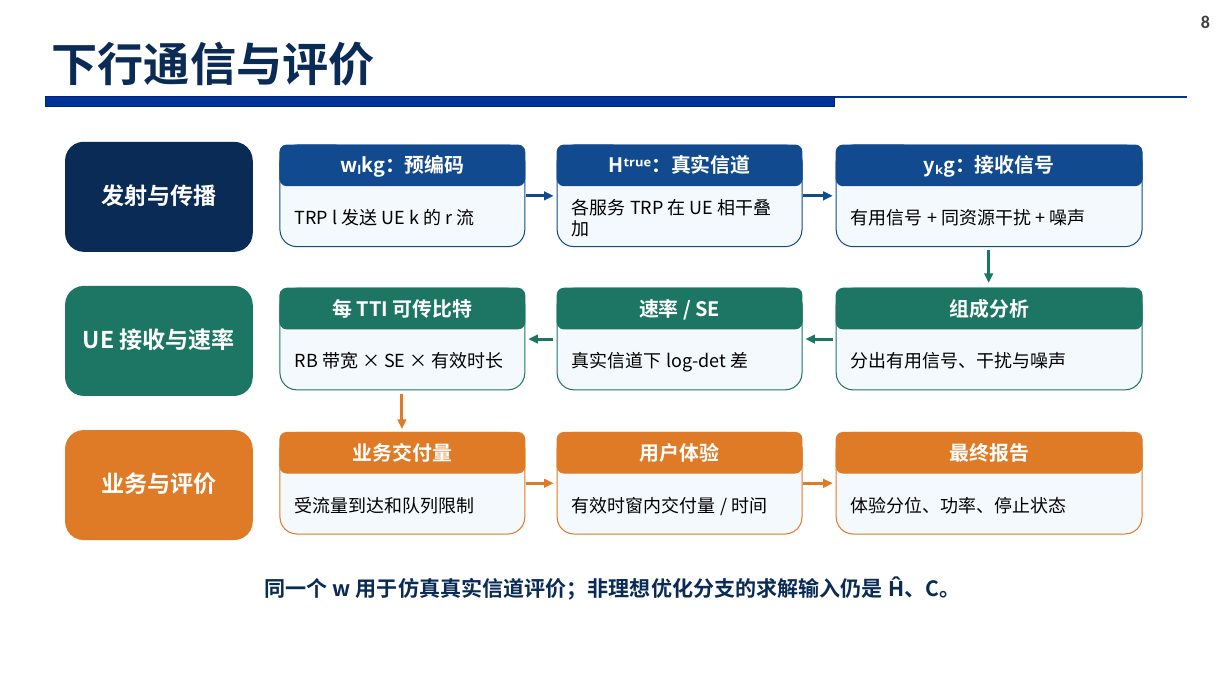
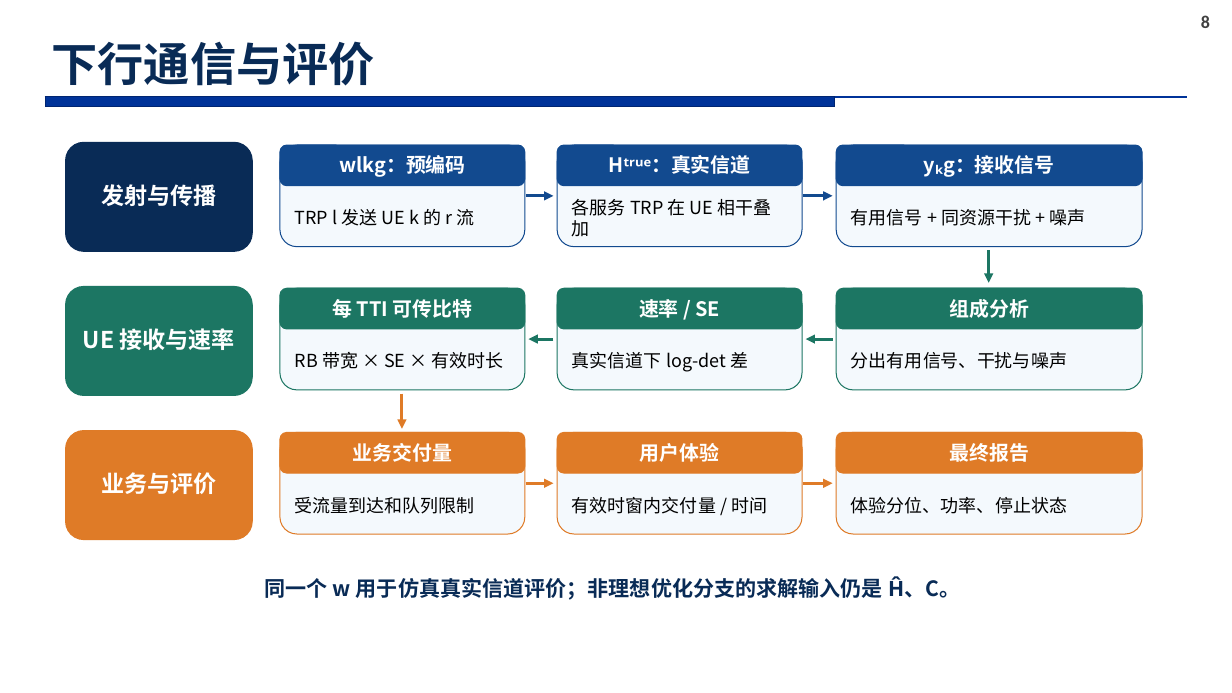
Before and after one commit to soysoybean0924-hash/CF-MultiTRP-Optimization, a slide deck: slide 8 of docs/research_ppt_20261020/CHASI_研究汇报_研究计划表达_20261020.pptx. Drawn at 1232x693 pixels with LibreOffice and Linux fonts; fonts in the diff are those of the drawing; background and template pictures are left out. Boxes give left, top, right and bottom in pixels: in the first picture for what was removed or moved away, otherwise in the second. Text is boxed around its words. In the diff, an @@ line names an element or a change of style, - is before the commit and + after.

```diff
--- a/docs/research_ppt_20261020/CHASI_研究汇报_研究计划表达_20261020.pptx
+++ b/docs/research_ppt_20261020/CHASI_研究汇报_研究计划表达_20261020.pptx
@@ text at [339, 155, 466, 177]: text changed @@
-wₗkg：预编码
+wlkg：预编码
```
Also in this commit, not shown: 7 other slides changed.
